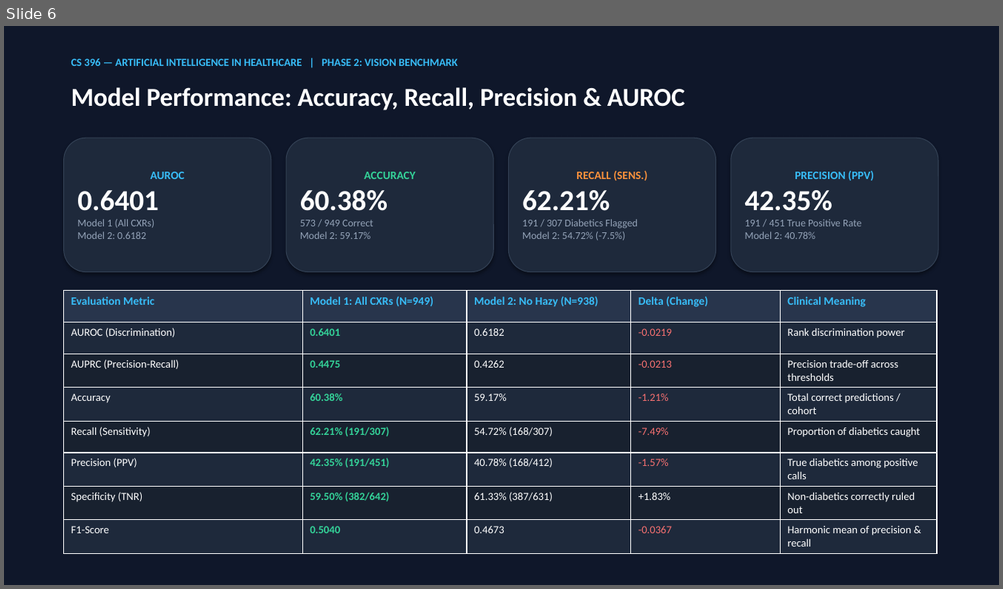
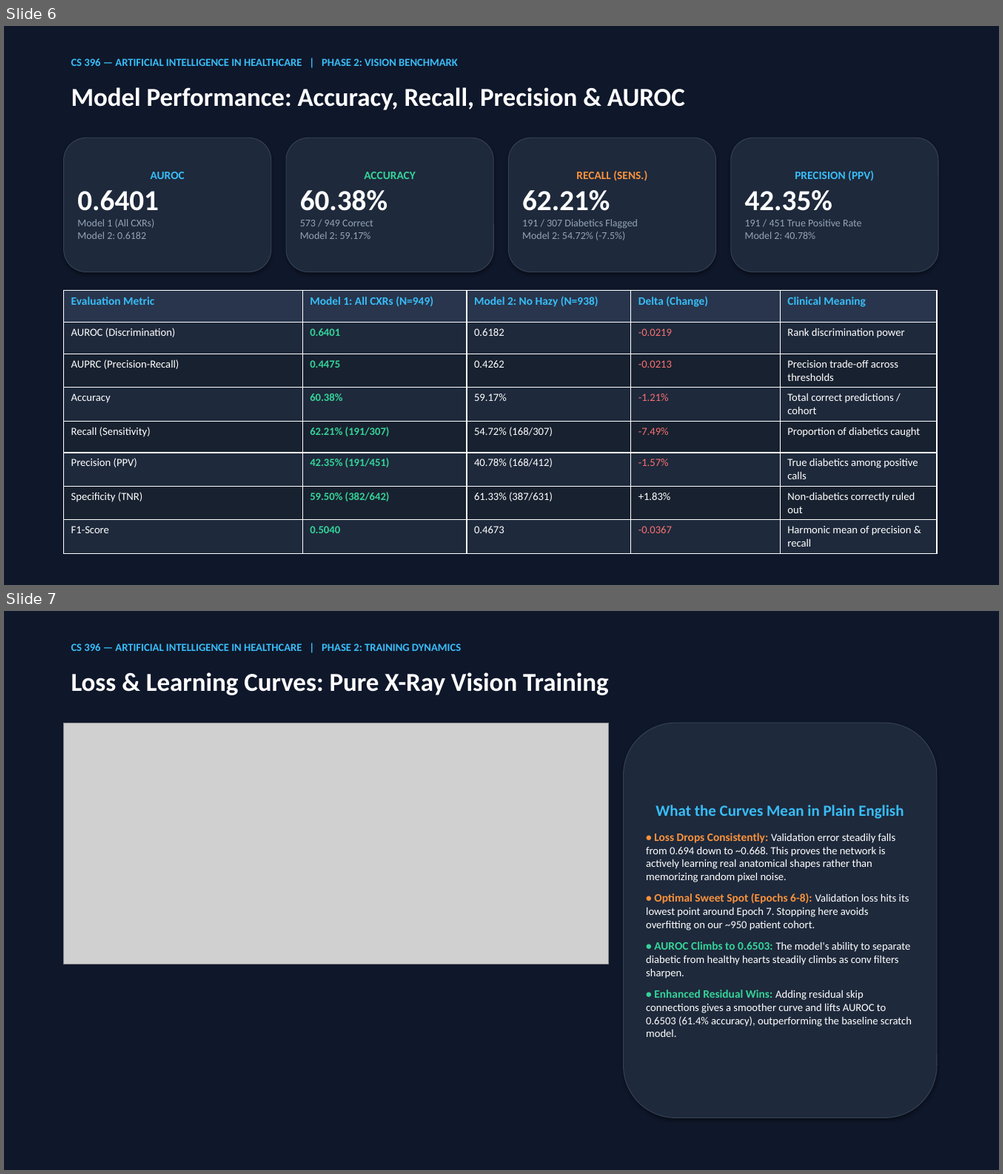
Before and after one commit to UnusualGelo/Oppurtunistic_Detection_of_Type_II_Diabetes, a slide deck: malek_and_angelo/malek/Malek_T2D_CNN_Presentation.pptx. Shown one above the other, each under a label of ours: slide 6 before the commit, slides 6 and 7 after it. The pictures are 1003x589 and 1003x1174 pixels, drawn with LibreOffice and Linux fonts; fonts in the diff are those of the drawing; grey boxes stand for pictures. Boxes give left, top, right and bottom in pixels: in the first picture for what was removed or moved away, otherwise in the second. Text is boxed around its words. In the diff, an @@ line names an element or a change of style, - is before the commit and + after.

Commit message:
feat(slides): embed pure X-ray validation loss and AUROC learning curves directly into slide 7 with plain-English insights

```diff
--- a/malek_and_angelo/malek/Malek_T2D_CNN_Presentation.pptx
+++ b/malek_and_angelo/malek/Malek_T2D_CNN_Presentation.pptx
@@ slide 7 added at box(4, 611, 999, 1170), background #FFFFFF @@
@@ rectangle added at box(4, 611, 999, 1170), fill #0F172A @@
@@ text added at box(71, 644, 461, 651), 10.5 pt, text #38BDF8, bold @@
+CS 396 — ARTIFICIAL INTELLIGENCE IN HEALTHCARE | PHASE 2: TRAINING DYNAMICS
@@ text added at box(71, 672, 609, 695), 25 pt, text #FFFFFF, bold @@
+Loss & Learning Curves: Pure X-Ray Vision Training
@@ picture added at box(64, 723, 609, 964) @@
@@ rounded rectangle added at box(623, 723, 936, 1119), fill #1E293B, outline #334155 0.75 pt, 10.5 pt, text #FFFFFF @@
+What the Curves Mean in Plain English
+• Loss Drops Consistently: Validation error steadily falls from 0.694 down to ~0.668. This proves the network is actively learning real anatomical shapes rather than memorizing random pixel noise.
+• Optimal Sweet Spot (Epochs 6-8): Validation loss hits its lowest point around Epoch 7. Stopping here avoids overfitting on our ~950 patient cohort.
+• AUROC Climbs to 0.6503: The model's ability to separate diabetic from healthy hearts steadily climbs as conv filters sharpen.
+• Enhanced Residual Wins: Adding residual skip connections gives a smoother curve and lifts AUROC to 0.6503 (61.4% accuracy), outperforming the baseline scratch model.
```
Also in this commit, not shown: 7 other files.
